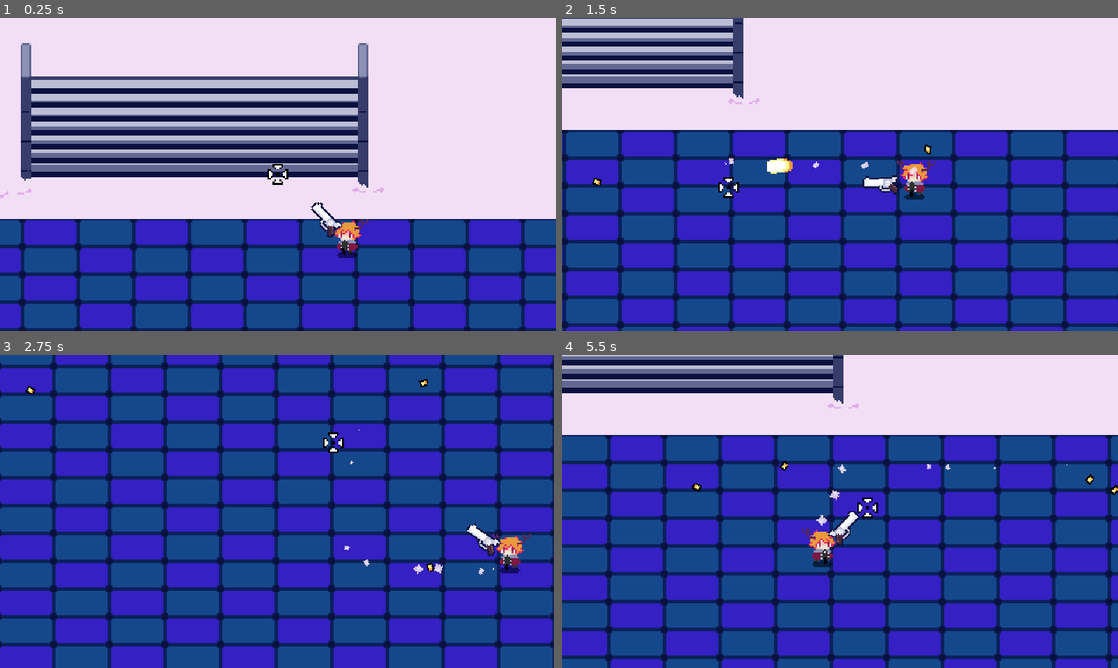
Above: before the commit, frames 1-4 (two rows, left to right).
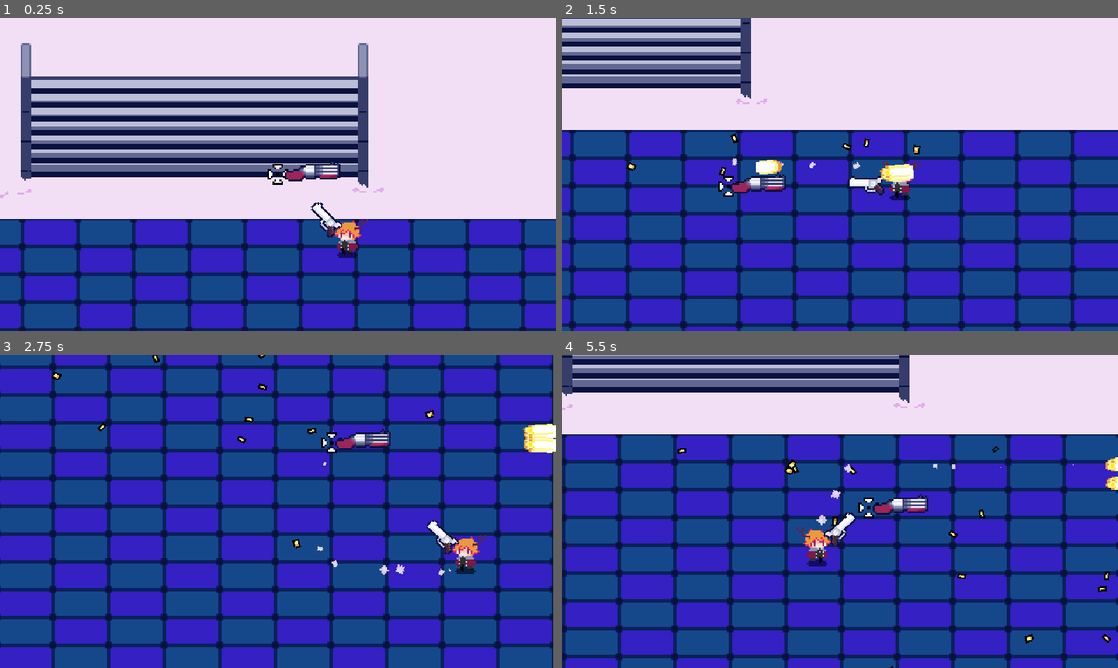
Above: after the commit, the same moments.

Repository: gisotra/protoroguelike
Game: Godot game, scene res://scenes/levels/lobby_room.tscn
The game is run twice, just before and just after one commit, with the same random seed, the same clock (stepped at 60 frames per second) and the same inputs. This scene is started directly instead of the project's main scene.
Inputs (mouse positions are in pixels of both pictures, inside the frame that each line leads up to):
- Up to frame 1 (0.25 s): no input
- Up to frame 2 (1.5 s): move the mouse to (962, 158) at 0.52 s; press the mouse at (962, 158) at 0.53 s; hold D (move_right) 0.53-1.28 s; move the mouse to (728, 190) at 1.27 s; release the mouse at (728, 190) at 1.28 s; hold S (move_down) from 1.28 s (still down); click (728, 190) at 1.35 s
- Up to frame 3 (2.75 s): move the mouse to (333, 442) at 2.02 s; release S (move_down) at 2.03 s; press the mouse at (333, 442) at 2.03 s; hold D (move_right) from 2.03 s (still down)
- Up to frame 4 (5.5 s): move the mouse to (812, 574) at 2.77 s; release D (move_right) at 2.78 s; release the mouse at (812, 574) at 2.78 s; hold W (move_up) 2.78-3.53 s; click (812, 574) at 2.85 s; move the mouse to (1006, 558) at 3.52 s; press the mouse at (1006, 558) at 3.53 s; hold A (move_left) 3.53-5.03 s; move the mouse to (673, 464) at 4.27 s; release the mouse at (673, 464) at 4.28 s; click (673, 464) at 4.35 s; move the mouse to (867, 511) at 5.02 s; press the mouse at (867, 511) at 5.03 s; hold S (move_down) from 5.03 s (still down)

The runs differ from the first frame. In frame 1, 0.4% of the frame differs, in the area x 51-62%, y 46-53%; in frame 2, 16%; in frame 3, 10%; in frame 4, 65%, in the area x 0-100%, y 0-100%.

Commit message:
interaction component first steps

Diff:
--- /dev/null
+++ b/components/comp_scenes/interaction_component.gd
@@ -0,0 +1,9 @@
+extends Area2D
+
+@export var hover_sprite: Texture2D
+@onready var sprite_2d: Sprite2D = $Sprite2D
+@onready var animation_player: AnimationPlayer = $AnimationPlayer
+
+func _on_body_entered(body: Node2D) -> void:
+	if body is Player:
+		animation_player.play("RESET")
--- /dev/null
+++ b/components/comp_scenes/interaction_component.tscn
@@ -0,0 +1,12 @@
+[gd_scene load_steps=2 format=3 uid="uid://dahyafqvjnpxn"]
+
+[ext_resource type="Script" uid="uid://bj8vpqjt0h8sn" path="res://components/comp_scenes/interaction_component.gd" id="1_th1a4"]
+
+[node name="Interaction_Component" type="Area2D"]
+script = ExtResource("1_th1a4")
+
+[node name="Sprite2D" type="Sprite2D" parent="."]
+
+[node name="AnimationPlayer" type="AnimationPlayer" parent="."]
+
+[connection signal="body_entered" from="." to="." method="_on_body_entered"]
--- a/components/interaction_component.gd
+++ /dev/null
@@ -1,11 +0,0 @@
-extends Node2D
-
-
-# Called when the node enters the scene tree for the first time.
-func _ready() -> void:
-	pass # Replace with function body.
-
-
-# Called every frame. 'delta' is the elapsed time since the previous frame.
-func _process(delta: float) -> void:
-	pass
--- a/project.godot
+++ b/project.godot
@@ -24,8 +24,8 @@
 window/size/viewport_width=640
 window/size/viewport_height=360
 window/size/resizable=false
-window/size/window_width_override=1920
-window/size/window_height_override=1080
+window/size/window_width_override=1280
+window/size/window_height_override=720
 window/stretch/mode="canvas_items"
 window/stretch/aspect="expand"
 window/stretch/scale_mode="integer"
@@ -62,6 +62,11 @@
 "events": [Object(InputEventMouseButton,"resource_local_to_scene":false,"resource_name":"","device":-1,"window_id":0,"a …(253 unchanged characters)…
 ]
 }
+interact={
+"deadzone": 0.2,
+"events": [Object(InputEventKey,"resource_local_to_scene":false,"resource_name":"","device":-1,"window_id":0,"alt_pressed":false,"shift_pressed":false,"ctrl_pressed":false,"meta_pressed":false,"pressed":false,"keycode":0,"physical_keycode":69,"key_label":0,"unicode":101,"location":0,"echo":false,"script":null)
+]
+}
 
 [layer_names]
 
--- a/scenes/levels/lobby_room.tscn
+++ b/scenes/levels/lobby_room.tscn
@@ -1,12 +1,13 @@
-[gd_scene load_steps=13 format=3 uid="uid://dacrcyjtpm36g"]
+[gd_scene load_steps=14 format=3 uid="uid://dacrcyjtpm36g"]
 
 [ext_resource type="Texture2D" uid="uid://c3gejpyeagc7c" path="res://assets/scenary/snow_layer.png" id="1_1bwmq"]
 [ext_resource type="PackedScene" uid="uid://bfn5x154t8bag" path="res://scenes/Gate.tscn" id="1_5wg5b"]
 [ext_resource type="PackedScene" uid="uid://dtbcxe7mm1u4b" path="res://scenes/UI/cursor.tscn" id="1_e5vng"]
 [ext_resource type="PackedScene" uid="uid://ctl5ov2xsk68e" path="res://scenes/player/player.tscn" id="2_cq85v"]
+[ext_resource type="PackedScene" uid="uid://cnu7q2dmvndkm" path="res://scenes/weapons/triple_shotgun.tscn" id="2_dxdr2"]
 [ext_resource type="PackedScene" uid="uid://bbwh752ccvdj2" path="res://scenes/camera/camera.tscn" id="3_e5vng"]
 [ext_resource type="Texture2D" uid="uid://c0tdowp71tidy" path="res://assets/scenary/objects/gates/gate.png" id="6_capf1"]
-[ext_resource type="Script" uid="uid://fxd2qv6cevdu" path="res://scenes/levels/cinematic_area.gd" id="7_6jy5w"]
+[ext_resource type="Script" uid="uid://fxd2qv6cevdu" path="res://scripts/camera/cinematic_area.gd" id="7_6jy5w"]
 
 [sub_resource type="AtlasTexture" id="AtlasTexture_6jy5w"]
 atlas = ExtResource("6_capf1")
@@ -40,6 +41,8 @@
 [node name="LobbyRoom" type="Node2D"]
 
 [node name="cursor" parent="." instance=ExtResource("1_e5vng")]
+
+[node name="TripleShotgun" parent="cursor" instance=ExtResource("2_dxdr2")]
 
 [node name="snow" type="Node2D" parent="."]
 z_index = -1
Not shown, added: components/comp_scenes/interaction_component.gd.uid
Not shown, removed: components/interaction_component.gd.uid
Renamed: scenes/levels/cinematic_area.gd -> scripts/camera/cinematic_area.gd
Renamed: scenes/levels/cinematic_area.gd.uid -> scripts/camera/cinematic_area.gd.uid
